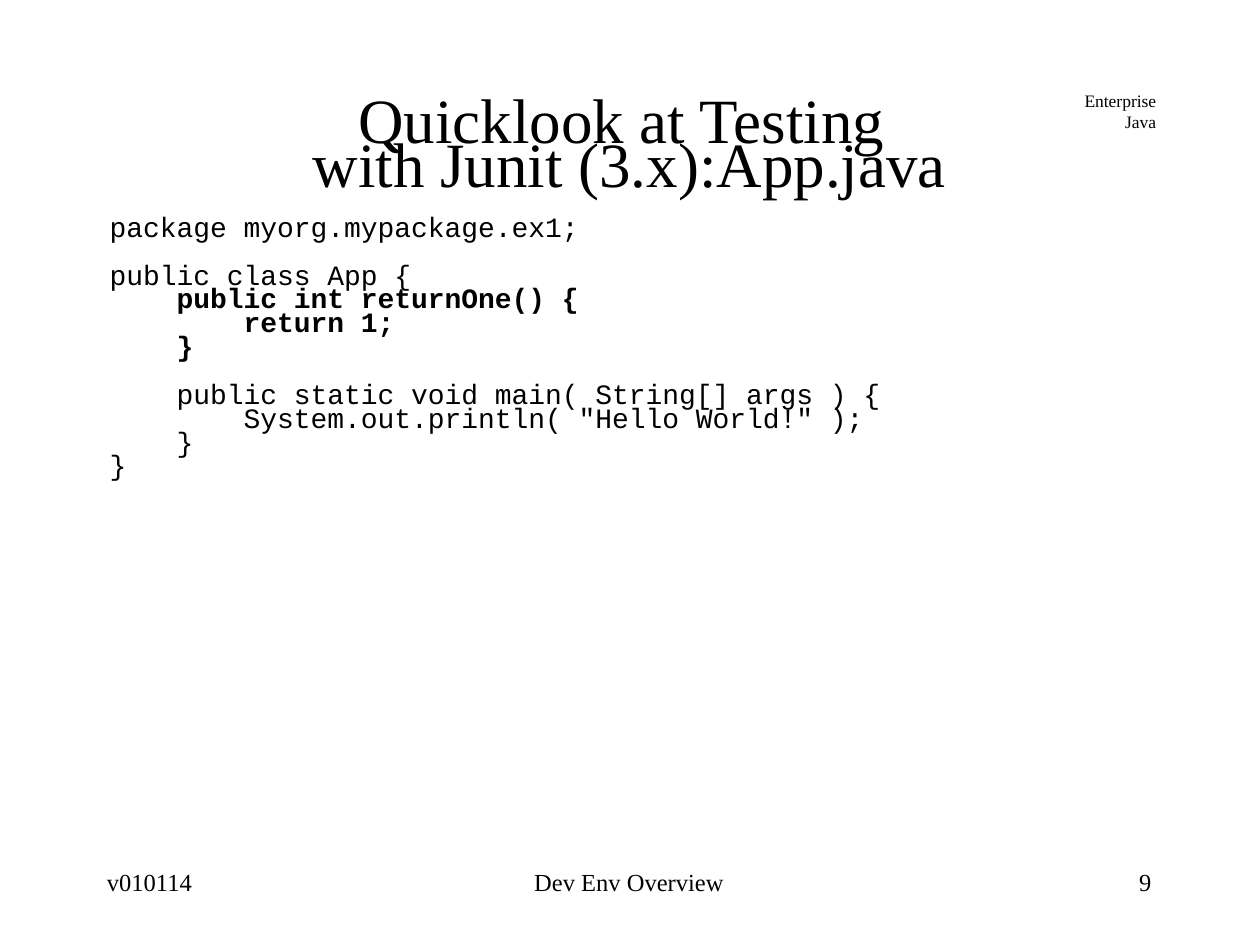
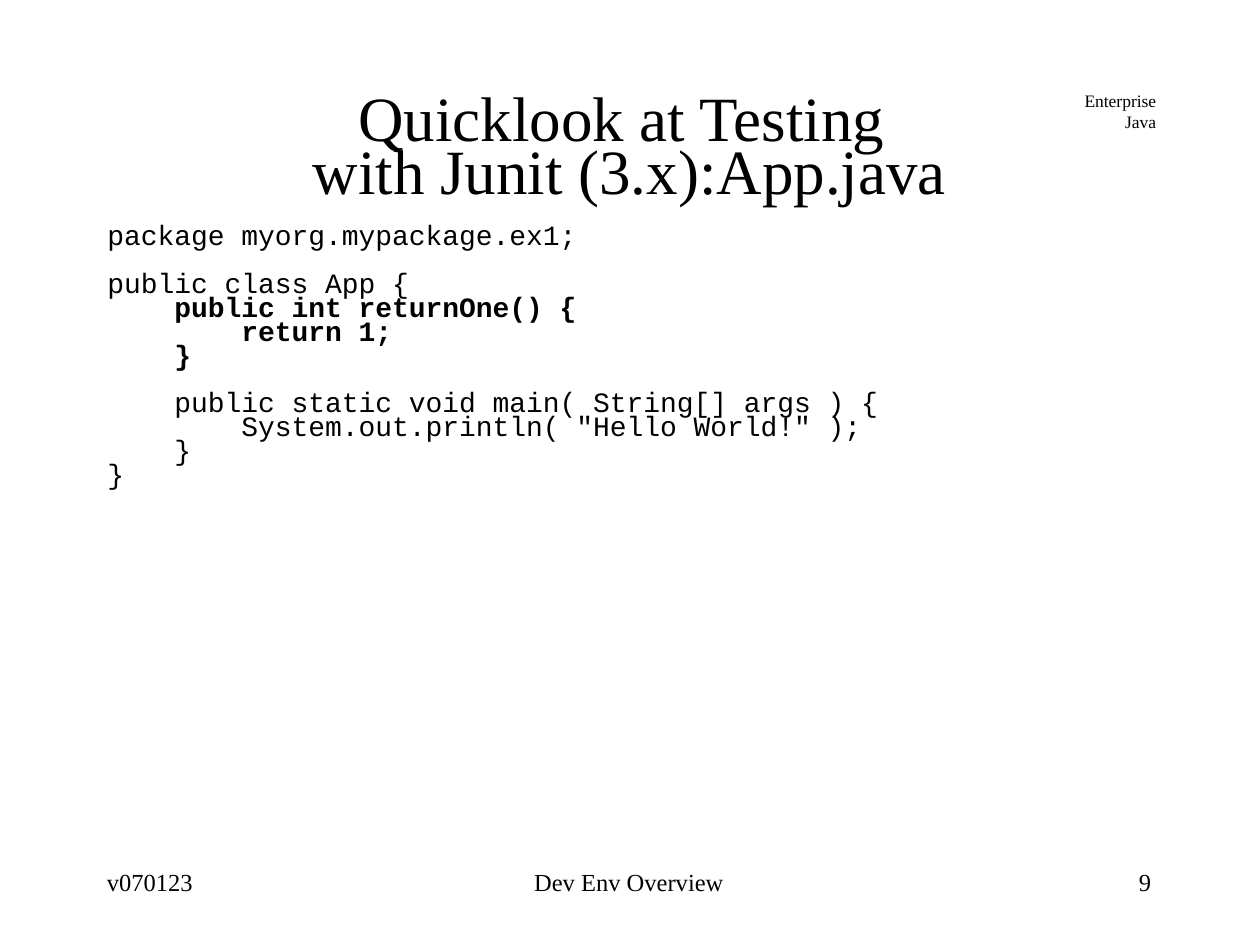
Before and after one commit to jcstaff/ejava-javaee, a slide deck: slide 9 of course-docs/src/site/resources/lectures/ejava-devel.ppt. Drawn at 1260x945 pixels with LibreOffice and Linux fonts; fonts in the diff are those of the drawing. Boxes give left, top, right and bottom in pixels: in the first picture for what was removed or moved away, otherwise in the second. Text is boxed around its words. In the diff, an @@ line names an element or a change of style, - is before the commit and + after.

```diff
--- a/course-docs/src/site/resources/lectures/ejava-devel.ppt
+++ b/course-docs/src/site/resources/lectures/ejava-devel.ppt
@@ title "Quicklook at Testing with Junit ..." at (313,97,945,207): line spacing 0.58 to 0.7 @@
@@ text "package myorg.mypackage.ex1;": place and size @@
-text "package myorg.mypackage.ex1;" at (110,217,813,434)
+text "package myorg.mypackage.ex1;" at (107,226,811,442)
@@ text at (107,874,193,892): text changed @@
-v010114
+v070123
```
Also in this commit, not shown: 25 other slides changed, 1 slide removed, 2 other files.
